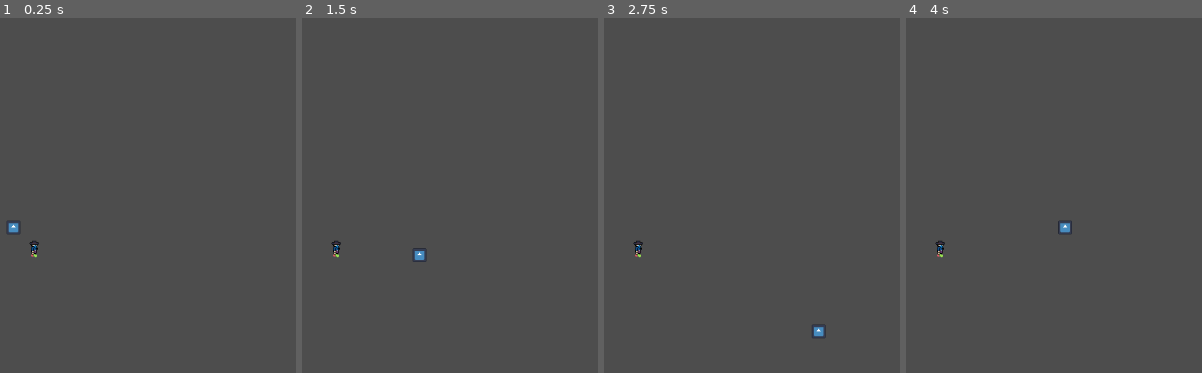
Above: before the commit, frames 1-4 (left to right).
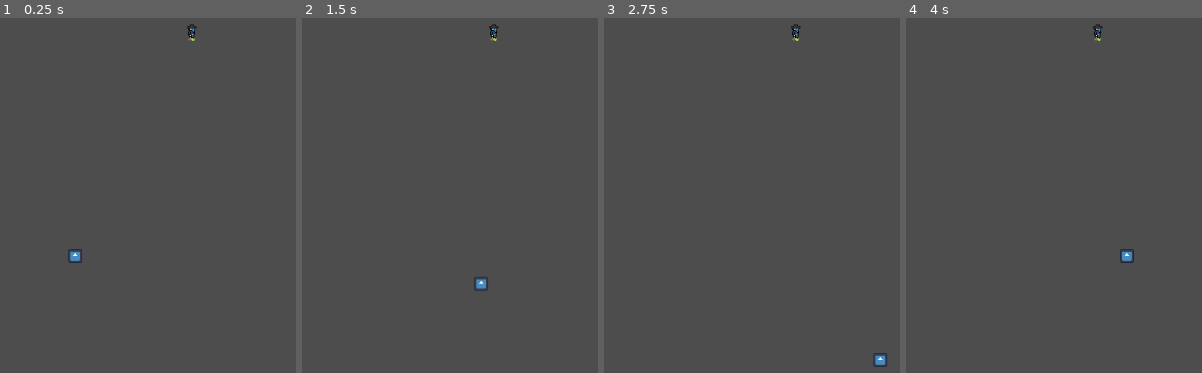
Above: after the commit, the same moments.

Repository: Mastersujo/RougeLIke
Game: Godot game, scene res://Scenes/level1/Level_A.tscn
Two runs of this game, one before a commit and one after it. Both use one fixed random seed, a clock stepped at 60 frames per second and the inputs below. Before the commit the project starts from res://Scenes/Level_A.tscn. The engine's default icon, where the game draws it, is replaced by a stand-in: a white triangle on a blue panel in a dark square.
Inputs:
- Up to frame 1 (0.25 s): no input
- Up to frame 2 (1.5 s): tap Enter at 0.5 s; hold D (right) 0.53-1.28 s; hold S (down) from 1.28 s (still down)
- Up to frame 3 (2.75 s): release S (down) at 2.03 s; hold D (right) from 2.03 s (still down)
- Up to frame 4 (4 s): release D (right) at 2.78 s; hold W (up) 2.78-3.53 s; hold A (left) from 3.53 s (still down)

The runs differ from the first frame. In frame 1, 0.5% of the frame differs, in the area x 2-67%, y 1-70%; in frame 2, 0.5%, in the area x 9-67%, y 1-77%; in frame 3, 0.5%; in frame 4, 0.5%.

Commit message:
chenged spawning and added dir spawns
spawns enemies randomly through the directory. fixed up player spawns

Diff:
--- /dev/null
+++ b/Scenes/enemies/level 1/Blue_Enemy2.tscn
@@ -0,0 +1,86 @@
+[gd_scene load_steps=13 format=3 uid="uid://dlcai3m3owwg6"]
+
+[ext_resource type="Script" uid="uid://48nxsogxpi1f" path="res://animated_sprite_2d.gd" id="1_jdjax"]
+[ext_resource type="Texture2D" uid="uid://qnwi0t8kc4hi" path="res://art/blueenemy.png" id="2_g3l3n"]
+
+[sub_resource type="RectangleShape2D" id="RectangleShape2D_h1vhg"]
+size = Vector2(14, 24)
+
+[sub_resource type="AtlasTexture" id="AtlasTexture_snamw"]
+atlas = ExtResource("2_g3l3n")
+region = Rect2(0, 0, 32, 32)
+
+[sub_resource type="AtlasTexture" id="AtlasTexture_25goq"]
+atlas = ExtResource("2_g3l3n")
+region = Rect2(32, 0, 32, 32)
+
+[sub_resource type="AtlasTexture" id="AtlasTexture_p2jcm"]
+atlas = ExtResource("2_g3l3n")
+region = Rect2(64, 0, 32, 32)
+
+[sub_resource type="AtlasTexture" id="AtlasTexture_6g0c0"]
+atlas = ExtResource("2_g3l3n")
+region = Rect2(96, 0, 32, 32)
+
+[sub_resource type="AtlasTexture" id="AtlasTexture_74bwk"]
+atlas = ExtResource("2_g3l3n")
+region = Rect2(128, 0, 32, 32)
+
+[sub_resource type="AtlasTexture" id="AtlasTexture_bolw6"]
+atlas = ExtResource("2_g3l3n")
+region = Rect2(160, 0, 32, 32)
+
+[sub_resource type="AtlasTexture" id="AtlasTexture_4wklt"]
+atlas = ExtResource("2_g3l3n")
+region = Rect2(192, 0, 32, 32)
+
+[sub_resource type="AtlasTexture" id="AtlasTexture_jh5tw"]
+atlas = ExtResource("2_g3l3n")
+region = Rect2(224, 0, 32, 32)
+
+[sub_resource type="SpriteFrames" id="SpriteFrames_pff8j"]
+animations = [{
+"frames": [{
+"duration": 1.0,
+"texture": SubResource("AtlasTexture_snamw")
+}, {
+"duration": 1.0,
+"texture": SubResource("AtlasTexture_25goq")
+}, {
+"duration": 1.0,
+"texture": SubResource("AtlasTexture_p2jcm")
+}, {
+"duration": 1.0,
+"texture": SubResource("AtlasTexture_6g0c0")
+}, {
+"duration": 1.0,
+"texture": SubResource("AtlasTexture_74bwk")
+}, {
+"duration": 1.0,
+"texture": SubResource("AtlasTexture_bolw6")
+}, {
+"duration": 1.0,
+"texture": SubResource("AtlasTexture_4wklt")
+}, {
+"duration": 1.0,
+"texture": SubResource("AtlasTexture_jh5tw")
+}],
+"loop": true,
+"name": &"Walk",
+"speed": 5.0
+}]
+
+[node name="BlueEnemy" type="CharacterBody2D" groups=["Enemy"]]
+platform_on_leave = 1
+platform_floor_layers = 0
+script = ExtResource("1_jdjax")
+
+[node name="CollisionShape2D" type="CollisionShape2D" parent="."]
+position = Vector2(0, 1)
+scale = Vector2(1, 0.9684383)
+shape = SubResource("RectangleShape2D_h1vhg")
+one_way_collision_margin = 8.5
+
+[node name="AnimatedSprite2D" type="AnimatedSprite2D" parent="."]
+sprite_frames = SubResource("SpriteFrames_pff8j")
+animation = &"Walk"
--- a/Scenes/Level_A.tscn
+++ b/Scenes/level1/Level_A.tscn
@@ -4,3 +4,6 @@
 
 [node name="Node2D" type="Node2D"]
 script = ExtResource("1_0p5dj")
+
+[node name="SpawnPosition" type="Marker2D" parent="."]
+position = Vector2(89, 41)
--- /dev/null
+++ b/Scripts/game_manager.gd
@@ -0,0 +1,16 @@
+extends Node
+const PLAYER = preload("uid://ckudr8chj1kgo")
+const CAMERA = preload("uid://ck0u4xiq2mfum")
+var player:Node
+var camera:Node
+
+func _ready() -> void:
+	player = PLAYER.instantiate()
+	camera = CAMERA.instantiate()
+
+func spawn_player(current_scene :Node, spawn_position :Vector2):
+	current_scene.add_child(player)
+	player.position = spawn_position
+
+func spawn_cam(current_scene:Node, spawn_position:Vector2):
+	current_scene.add_child(camera)
--- a/Scripts/level_a.gd
+++ b/Scripts/level_a.gd
@@ -1,19 +1,49 @@
 extends Node2D
-
 var Player = preload("res://Scenes/player.tscn")
 var Camera = preload("res://Scenes/camera.tscn")
-var Enemy  = preload("res://Scenes/Blue_Enemy.tscn")
 
-# Called when the node enters the scene tree for the first time.
+var rng:RandomNumberGenerator = RandomNumberGenerator.new()
+
+const Enemy = preload("uid://wwgshqeenkyn")
+var enemy_directory = "res://Scenes/enemies/level 1/"
+var enemy_list:Array = [] ##list of enemy scenes to shuffle
+var no_of_enemies:int = 0
+
+
+@onready var spawn_position: Marker2D = $SpawnPosition
+
 func _ready() -> void:
-	var PlayerINS = Player.instantiate()
-	var CamINS    = Camera.instantiate()
-	var EnemyINS  = Enemy.instantiate()
-	add_child(PlayerINS)
-	add_child(CamINS)
-	EnemyINS.global_position = Vector2(30,30)
-	add_child(EnemyINS)
+	GM.spawn_player(self, spawn_position.position)
+	GM.spawn_cam(self, spawn_position.global_position)
+	get_enemy_list()
+	spawnenemy()
 
-# Called every frame. 'delta' is the elapsed time since the previous frame.
-func _process(delta: float) -> void:
-	pass
+func on_exit_scene():## must do this first before changing scene
+	remove_child(GM.player)
+	remove_child(GM.camera)
+
+func spawnenemy():
+	print(enemy_list)
+	var spawned_enemy = load("res://Scenes/enemies/level 1/" + enemy_list[0])
+	var enemy  = spawned_enemy.instantiate()
+	var spawn_location:Vector2 = Vector2(rng.randi_range(0, 300), rng.randi_range(0, -300))
+	enemy.global_position = spawn_location
+	add_child(enemy)
+	enemy_list.clear()
+
+func get_enemy_list():##gives a count of files in directory, next rng from 0-size
+	no_of_enemies = 0
+	var dir = DirAccess.open(enemy_directory)
+	if dir == null:
+		pass
+	else:
+		dir.list_dir_begin()
+		var enemy_name = dir.get_next()
+		while enemy_name != "":
+			if !dir.current_is_dir():
+				enemy_list.append(enemy_name)
+				no_of_enemies += 1
+			enemy_name = dir.get_next()
+	dir.list_dir_end()
+	enemy_list.shuffle()
+	print(no_of_enemies, " enemy in enemy list directory")
--- a/project.godot
+++ b/project.godot
@@ -18,6 +18,7 @@
 [autoload]
 
 Singleton="*res://Scripts/Singleton.gd"
+GM="*res://Scripts/game_manager.gd"
 
 [global_group]
 
Not shown: 2 places in Scenes/enemies/level 1/Blue_Enemy.tscn that only renumber resources
Not shown, added: Scripts/game_manager.gd.uid
